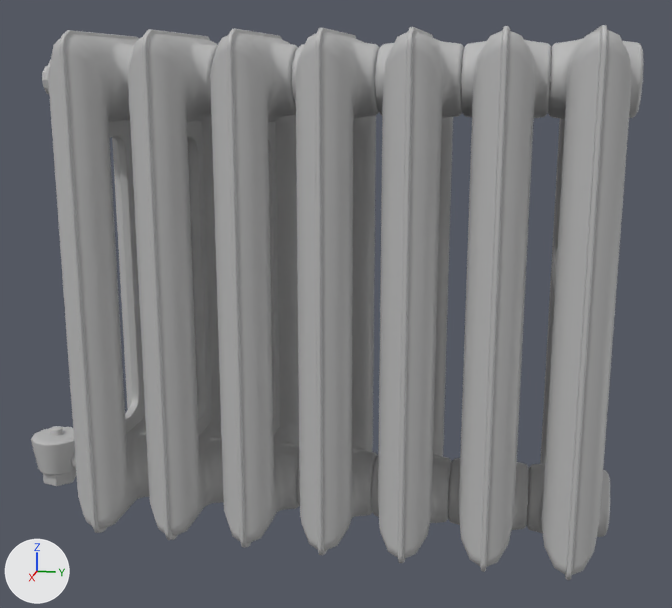
The FBX model MemoryJourney/Assets/Meshs/radiateur/radiateur.fbx: old version first, new version second.
The view is the same before and after, from a 50 mm lens placed at (1.36, 0.264, 0.719), pointed at (-0.007, -0.009, 0.377). Every picture has the same lights, and +X, +Y and +Z are marked at lower left. Where no turn or scale is listed for an object, it has been applied to the vertices.

Objects in the first picture: 'Line002'.
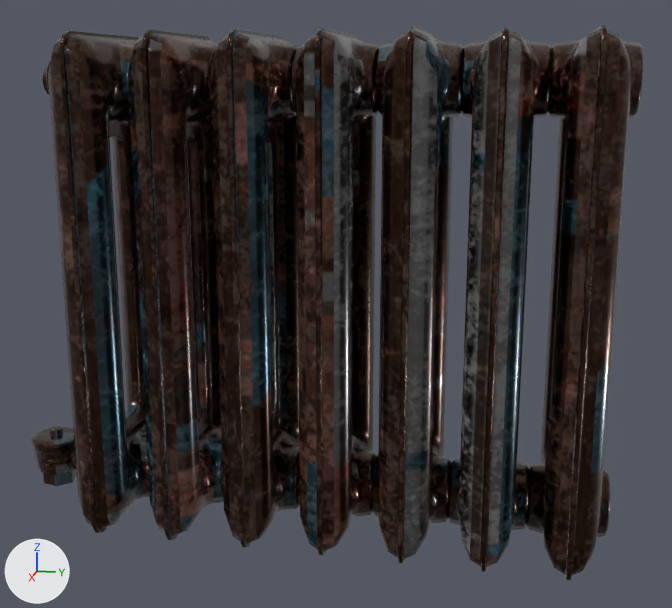
Where the change shows, as pixel boxes [x1, y1, x2, y2] in the pictures (672 x 608 px):
'Line002', recoloured
    both: [31, 25, 644, 580]

The change, as a diff of the scene's bpy script:
```diff
--- a/MemoryJourney/Assets/Meshs/radiateur/radiateur.fbx.py
+++ b/MemoryJourney/Assets/Meshs/radiateur/radiateur.fbx.py
@@ img_lambert20_roughness_png @@
+img_lambert20_roughness_png = load_image('lambert20_Roughness.png', 'lambert20_Roughness.png', 2048, 2048, 'Non-Color')
@@ img_lambert20_base_color_png @@
+img_lambert20_base_color_png = load_image('lambert20_Base_color.png', '../Lit/lambert20_Base_color.png', 2048, 2048, 'sRGB')
@@ img_lambert20_metallic_png @@
+img_lambert20_metallic_png = load_image('lambert20_Metallic.png', 'lambert20_Metallic.png', 2048, 2048, 'Non-Color')
@@ mat_radiateur @@
+mat_radiateur = bpy.data.materials.new('radiateur')
+# uses the picture img_lambert20_base_color_png
+# uses the picture img_lambert20_metallic_png
+# uses the picture img_lambert20_roughness_png
@@ me_mesh @@
 me_mesh.from_pydata(...)  # 5310 vertices, 10594 faces; spans x -0.145..0.141, y -0.534..0.413, z -0.288..0.472
-me_mesh.materials.append(mat_lambert20)  # grey #bcbcbc
+me_mesh.materials.append(mat_radiateur)
```
